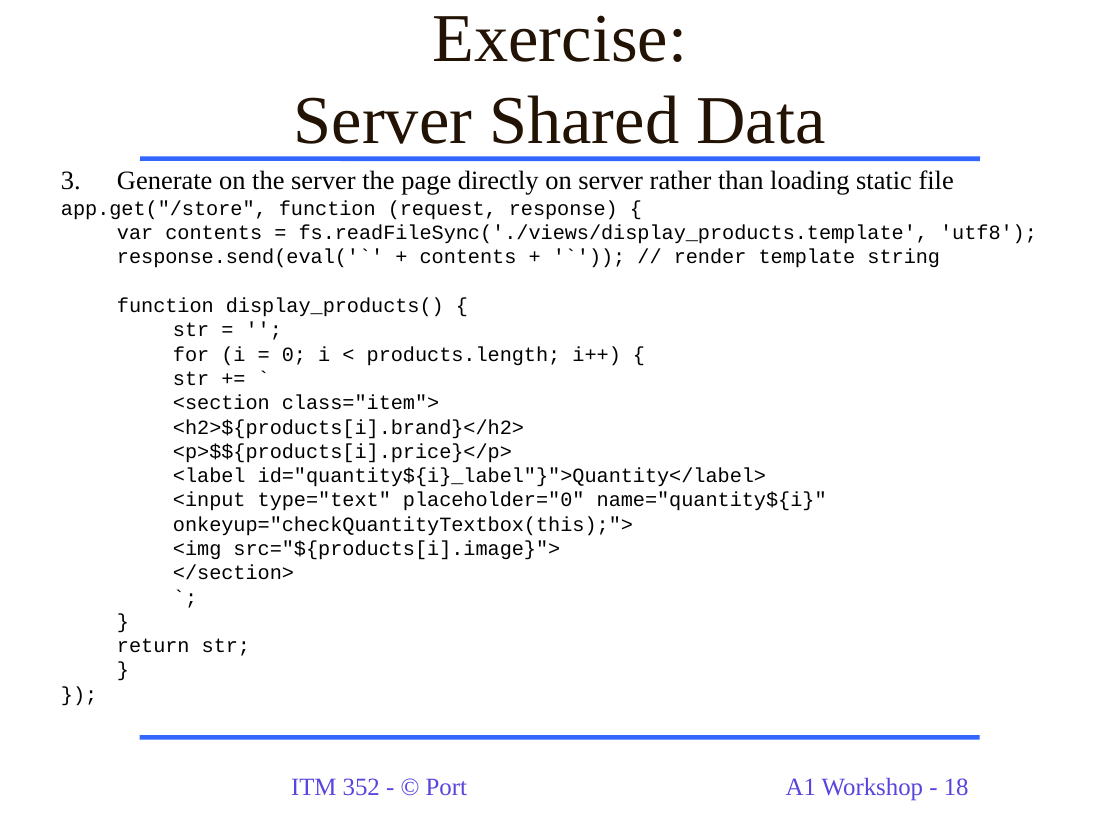
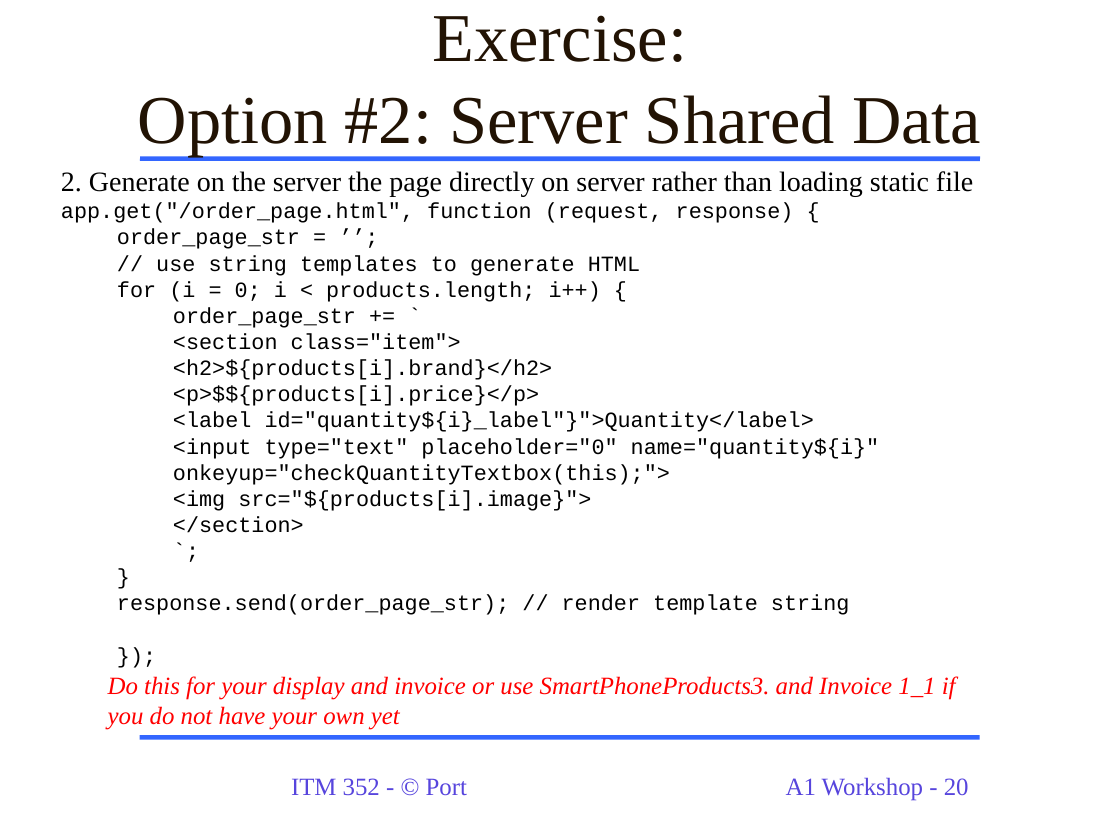
Before and after one commit to dport96/ITM352, a slide deck: slide 20 of morea/130.Assignment1/A1_Workshop_ITM352.ppt (slide 18 before the commit). Drawn at 1120x840 pixels with LibreOffice and Linux fonts; fonts in the diff are those of the drawing. Boxes give left, top, right and bottom in pixels: in the first picture for what was removed or moved away, otherwise in the second. Text is boxed around its words. In the diff, an @@ line names an element or a change of style, - is before the commit and + after.

```diff
--- a/morea/130.Assignment1/A1_Workshop_ITM352.ppt
+++ b/morea/130.Assignment1/A1_Workshop_ITM352.ppt
@@ title at [138, 15, 981, 156]: text changed @@
-Exercise:
-Server Shared Data
+Exercise:
+Option #2: Server Shared Data
@@ text at [61, 171, 973, 276]: text changed; size 13 to 14 pt @@
-3. Generate on the server the page directly on server rather than loading static file
-app.get("/store", function (request, response) {
-  var contents = fs.readFileSync('./views/display_products.template', 'utf8');
-  response.send(eval('`' + contents + '`')); // render template string
-  function display_products() {
-    str = '';
+2. Generate on the server the page directly on server rather than loading static file
+app.get("/order_page.html", function (request, response) {
+  order_page_str = ’’;
+  // use string templates to generate HTML
@@ text at [117, 281, 880, 533]: size 13 to 14 pt in "for (i = 0; i < products.length; ...", "<section class="item">", "<h2>${products[i].brand}</h2>", "<p>$${products[i].price}</p>" and 8 more places; list level 3 to 2 in "for (i = 0; i ..."; list level 1 to 2 in "});" @@
@@ text at [173, 307, 356, 328]: text changed; size 13 to 14 pt @@
-    str += `
+    order_page_str += `
@@ text at [117, 595, 849, 615]: text changed; size 13 to 14 pt @@
-  return str;
-  }
+  response.send(order_page_str); // render template string
@@ text added at [108, 676, 956, 730], 16 pt, text #FF0000, italic @@
+  Do this for your display and invoice or use SmartPhoneProducts3. and Invoice 1_1 if you do not have your own yet
@@ page number at [786, 777, 969, 801]: text changed @@
-A1 Workshop - 18
+A1 Workshop - 20
```
Also in this commit, not shown: 7 other slides changed, 5 slides added, 2 slides removed, 2 other files.
